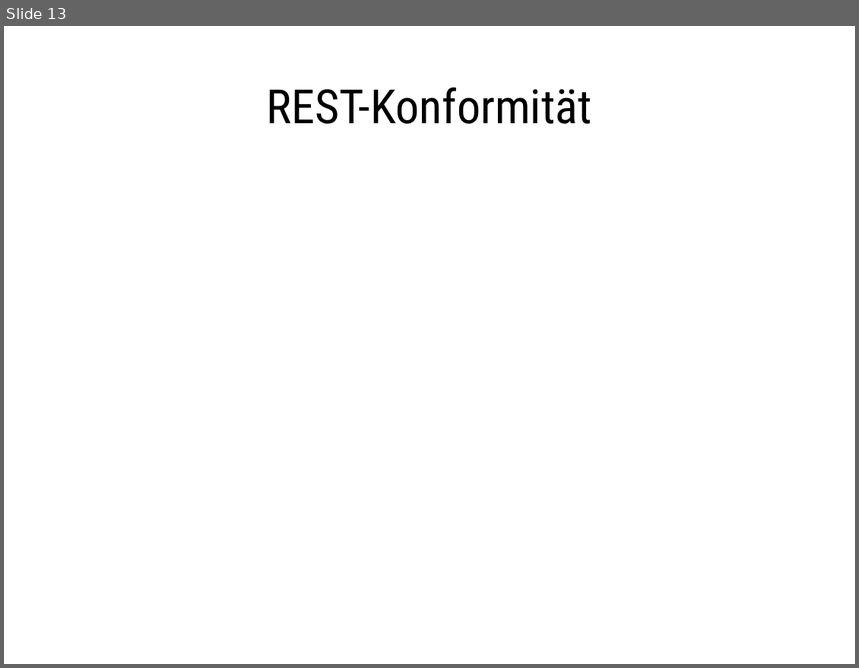
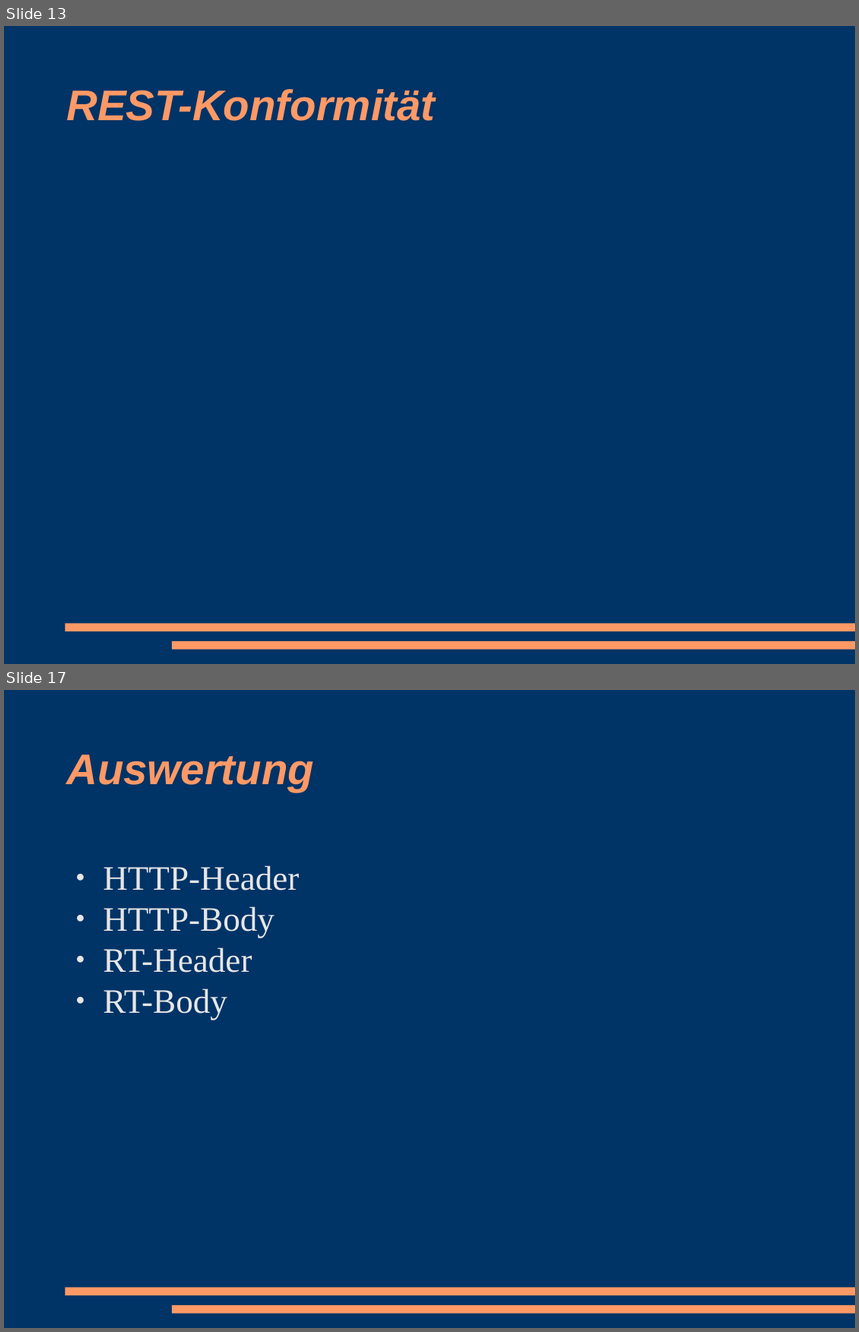
Before and after one commit to racke/Presentations, a slide deck: pws2008/rtrest.odp. Shown one above the other, each under a label of ours: slide 13 before the commit, slides 13 and 17 after it; the slides between them are not shown. The pictures are 859x668 and 859x1332 pixels, drawn with LibreOffice and Linux fonts; fonts in the diff are those of the drawing. Boxes give left, top, right and bottom in pixels: in the first picture for what was removed or moved away, otherwise in the second. Text is boxed around its words. In the diff, an @@ line names an element or a change of style, - is before the commit and + after.

```diff
--- a/pws2008/rtrest.odp
+++ b/pws2008/rtrest.odp
@@ slide 17 added at box(4, 690, 855, 1328), background #003366; not listed: 2 template elements that a slide beside it also shows @@
@@ title added at box(66, 755, 314, 792), 40 pt, text #FF9966, bold, italic @@
+Auswertung
@@ text added at box(103, 866, 299, 1021), 32 pt, text #E6E6E6 @@
+● HTTP-Header
+● HTTP-Body
+● RT-Header
+● RT-Body
@@ slide 13 changed as well @@
@@ background #FFFFFF to #003366 @@
@@ title "REST-Konformität": place and size @@
-title "REST-Konformität" at box(267, 87, 592, 124)
+title "REST-Konformität" at box(66, 89, 435, 121)
@@ title "REST-Konformität" at box(66, 89, 435, 121): size 44 to 40 pt, font Roboto Condensed to Arial, text colour #000000 to #FF9966, bold on, italic on; alignment centre to left @@
@@ rectangle added at box(65, 624, 855, 632), fill #FF9966 @@
@@ rectangle added at box(172, 642, 855, 650), fill #FF9966 @@
```
Also in this commit, not shown: 11 other slides changed, 4 other slides added, 3 slides removed.
